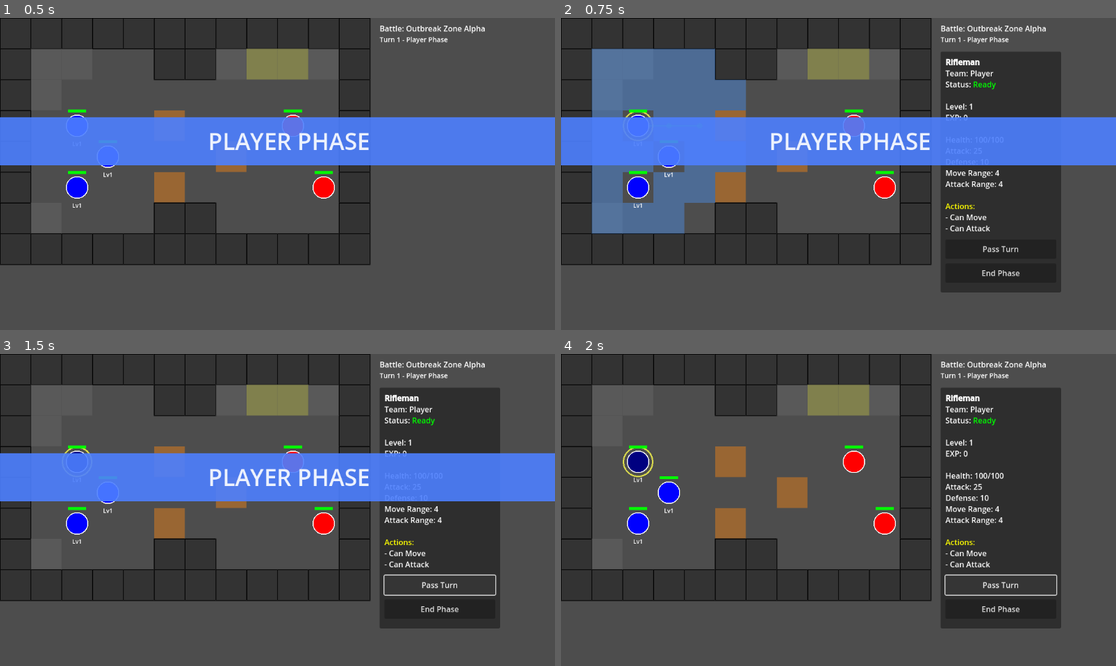
Above: before the commit, frames 1-4 (two rows, left to right).
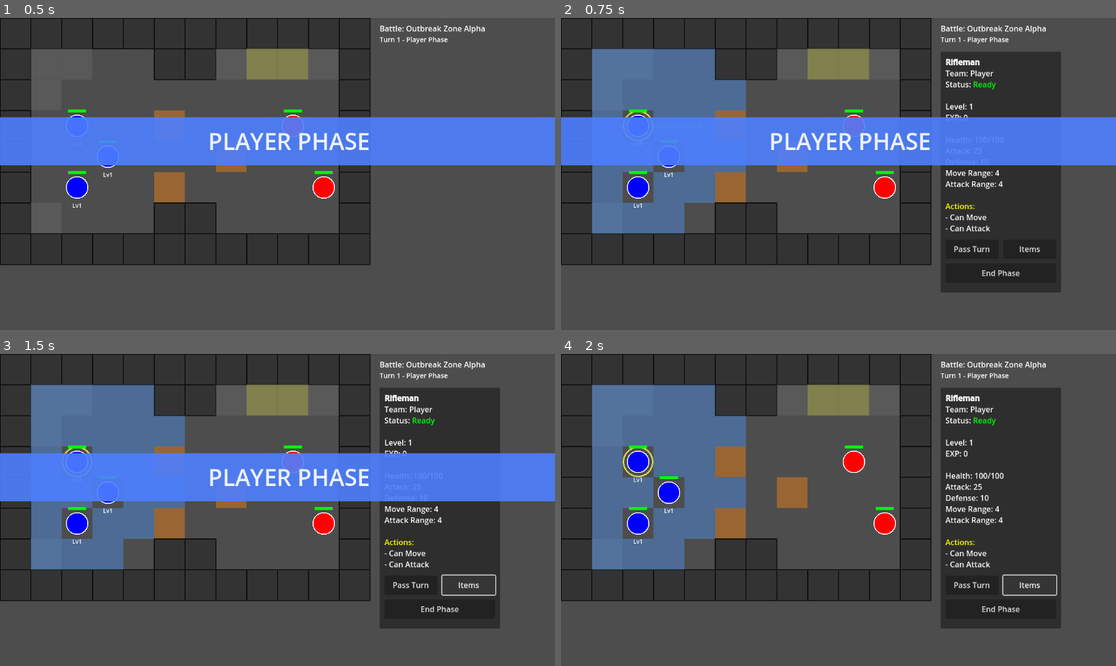
Above: after the commit, the same moments.

Repository: thoersch/SurhoriaTactica
Game: Godot game, scene res://scenes/BattleScene.tscn
Two runs of this game, one before a commit and one after it. Both use one fixed random seed, a clock stepped at 60 frames per second and the inputs below. This scene is started directly instead of the project's main scene.
Inputs (mouse positions are in pixels of both pictures, inside the frame that each line leads up to):
- Up to frame 1 (0.5 s): no input
- Up to frame 2 (0.75 s): tap Enter (ui_accept) at 0.5 s; drag from (638, 127) to (855, 127) at 0.52 s
- Up to frame 3 (1.5 s): click (466, 584) at 1.25 s, where only the run after the commit has a clickable "Items"
- Up to frame 4 (2 s): no input

Frame 1 is identical in both runs. In frame 2, 0.2% of the frame differs, in the area x 70-87%, y 73-76%; in frame 3, 9.4%; in frame 4, 13%, in the area x 5-87%, y 9-78%.
Error after the commit: Parse Error: Class "BattleItemUI" hides a global script class. (res://scripts/battle/BattleItemUI.gd:2)

Commit message:
adds item menu in battles

Diff:
--- /dev/null
+++ b/scripts/Battle/BattleItemUI.gd
@@ -0,0 +1,165 @@
+extends Control
+class_name BattleItemUI
+
+signal item_selected(item: Item)
+signal ui_closed()
+
+var inventory: Inventory
+var selected_unit: Unit
+
+# UI Elements
+var background: ColorRect
+var item_list: VBoxContainer
+var title_label: Label
+var close_button: Button
+var scroll_container: ScrollContainer
+
+func _ready():
+	setup_ui()
+
+func setup_ui():
+	# Semi-transparent background overlay
+	background = ColorRect.new()
+	background.color = Color(0, 0, 0, 0.7)
+	background.mouse_filter = Control.MOUSE_FILTER_STOP
+	add_child(background)
+	background.set_anchors_preset(Control.PRESET_FULL_RECT)
+
+	# Main panel
+	var panel = Panel.new()
+	panel.position = Vector2(400, 200)
+	panel.size = Vector2(400, 400)
+	add_child(panel)
+
+	var style = StyleBoxFlat.new()
+	style.bg_color = Color(0.15, 0.15, 0.15, 0.95)
+	style.border_color = Color(0.4, 0.6, 1.0)
+	style.set_border_width_all(3)
+	panel.add_theme_stylebox_override("panel", style)
+
+	# Title
+	title_label = Label.new()
+	title_label.text = "Use Item"
+	title_label.position = Vector2(20, 15)
+	title_label.add_theme_font_size_override("font_size", 20)
+	title_label.add_theme_color_override("font_color", Color(0.8, 0.9, 1.0))
+	panel.add_child(title_label)
+
+	# Close button
+	close_button = Button.new()
+	close_button.text = "X"
+	close_button.position = Vector2(360, 10)
+	close_button.size = Vector2(30, 30)
+	close_button.pressed.connect(_on_close_pressed)
+	panel.add_child(close_button)
+
+	# Scroll container for items
+	scroll_container = ScrollContainer.new()
+	scroll_container.position = Vector2(20, 60)
+	scroll_container.size = Vector2(360, 310)
+	panel.add_child(scroll_container)
+
+	# Item list
+	item_list = VBoxContainer.new()
+	item_list.size_flags_horizontal = Control.SIZE_EXPAND_FILL
+	scroll_container.add_child(item_list)
+
+	visible = false
+
+func show_for_unit(unit: Unit, inv: Inventory):
+	selected_unit = unit
+	inventory = inv
+	refresh_items()
+	visible = true
+
+	# Center on screen
+	var viewport_size = get_viewport_rect().size
+	var panel = get_child(1) as Panel
+	if panel:
+		panel.position = (viewport_size - panel.size) / 2
+
+func refresh_items():
+	# Clear existing items
+	for child in item_list.get_children():
+		child.queue_free()
+
+	if not inventory:
+		return
+
+	# Get usable items (consumables only)
+	var usable_items = []
+	for item_data in inventory.items:
+		var item = item_data["item"] as Item
+		if item.item_type == Item.ItemType.CONSUMABLE:
+			usable_items.append(item)
+
+	if usable_items.is_empty():
+		var no_items_label = Label.new()
+		no_items_label.text = "No usable items available"
+		no_items_label.horizontal_alignment = HORIZONTAL_ALIGNMENT_CENTER
+		no_items_label.add_theme_color_override("font_color", Color(0.6, 0.6, 0.6))
+		item_list.add_child(no_items_label)
+		return
+
+	# Create item buttons
+	for item in usable_items:
+		create_item_button(item)
+
+func create_item_button(item: Item):
+	var item_button = Button.new()
+	item_button.custom_minimum_size = Vector2(340, 60)
+
+	# Create item display
+	var hbox = HBoxContainer.new()
+	hbox.mouse_filter = Control.MOUSE_FILTER_IGNORE
+
+	# Item icon/color indicator
+	var color_rect = ColorRect.new()
+	color_rect.custom_minimum_size = Vector2(40, 40)
+	color_rect.color = get_item_color(item)
+	color_rect.mouse_filter = Control.MOUSE_FILTER_IGNORE
+	hbox.add_child(color_rect)
+
+	# Item info
+	var vbox = VBoxContainer.new()
+	vbox.size_flags_horizontal = Control.SIZE_EXPAND_FILL
+	vbox.mouse_filter = Control.MOUSE_FILTER_IGNORE
+
+	var name_label = Label.new()
+	name_label.text = item.item_name
+	if item.stackable:
+		name_label.text += " x" + str(item.current_stack)
+	name_label.add_theme_font_size_override("font_size", 14)
+	name_label.mouse_filter = Control.MOUSE_FILTER_IGNORE
+	vbox.add_child(name_label)
+
+	var desc_label = Label.new()
+	desc_label.text = item.effect_description if item.effect_description != "" else item.description
+	desc_label.add_theme_font_size_override("font_size", 11)
+	desc_label.add_theme_color_override("font_color", Color(0.7, 0.9, 0.7))
+	desc_label.mouse_filter = Control.MOUSE_FILTER_IGNORE
+	vbox.add_child(desc_label)
+
+	hbox.add_child(vbox)
+	item_button.add_child(hbox)
+
+	# Connect button press
+	item_button.pressed.connect(func(): _on_item_button_pressed(item))
+
+	item_list.add_child(item_button)
+
+func get_item_color(item: Item) -> Color:
+	return Color(0.3, 0.8, 0.3, 0.8)  # Green for consumables
+
+func _on_item_button_pressed(item: Item):
+	item_selected.emit(item)
+	visible = false
+
+func _on_close_pressed():
+	ui_closed.emit()
+	visible = false
+
+func _input(event):
+	if visible and event is InputEventKey and event.pressed and event.keycode == KEY_ESCAPE:
+		_on_close_pressed()
+		get_viewport().set_input_as_handled()
--- a/scripts/Battle/GameState.gd
+++ b/scripts/Battle/GameState.gd
@@ -33,6 +33,7 @@
 var battle_label: Label
 var turn_label: Label
 var action_buttons: Control
+var battle_item_ui: Control
 var game_root: Node
 
 func _init():
@@ -192,9 +193,16 @@
 	var pass_button = Button.new()
 	pass_button.text = "Pass Turn"
 	pass_button.position = Vector2(0, 0)
-	pass_button.size = Vector2(230, 40)
+	pass_button.size = Vector2(110, 40)
 	pass_button.pressed.connect(_on_pass_button_pressed)
 	action_buttons.add_child(pass_button)
+
+	var items_button = Button.new()
+	items_button.text = "Items"
+	items_button.position = Vector2(120, 0)
+	items_button.size = Vector2(110, 40)
+	items_button.pressed.connect(_on_items_button_pressed)
+	action_buttons.add_child(items_button)
 
 	var end_turn_button = Button.new()
 	end_turn_button.text = "End Phase"
@@ -202,6 +210,8 @@
 	end_turn_button.size = Vector2(230, 40)
 	end_turn_button.pressed.connect(_on_end_turn_button_pressed)
 	action_buttons.add_child(end_turn_button)
+
+	setup_battle_item_ui(parent)
 
 func show_phase_banner(is_player: bool, parent: Node):
 	var banner = parent.get_node_or_null("PhaseBanner")
@@ -459,6 +469,112 @@
 	enemy_units.erase(unit)
 	unit.queue_free()
 
+func setup_battle_item_ui(parent: Node):
+	# Create canvas layer for item UI
+	var item_layer = CanvasLayer.new()
+	item_layer.name = "BattleItemLayer"
+	item_layer.layer = 100
+	parent.add_child(item_layer)
+
+	battle_item_ui = preload("res://scripts/battle/BattleItemUI.gd").new()
+	battle_item_ui.item_selected.connect(_on_battle_item_selected)
+	battle_item_ui.ui_closed.connect(_on_battle_item_ui_closed)
+	item_layer.add_child(battle_item_ui)
+
+func _on_items_button_pressed():
+	if not grid.selected_unit:
+		return
+
+	if not grid.selected_unit.can_attack():
+		return
+
+	# Get world state inventory
+	var inventory = null
+	if has_node("/root/GameManager"):
+		# Try to access WorldState through saved file
+		var world_state = WorldState.new()
+		if world_state.load_from_file():
+			inventory = world_state.inventory
+
+	if inventory:
+		battle_item_ui.show_for_unit(grid.selected_unit, inventory)
+	else:
+		print("No inventory available!")
+
+func _on_battle_item_selected(item: Item):
+	if not grid.selected_unit:
+		return
+
+	# Apply item effect
+	use_item_on_unit(item, grid.selected_unit)
+
+func _on_battle_item_ui_closed():
+	pass  # Nothing to do
+
+func use_item_on_unit(item: Item, unit: Unit):
+	print("Using ", item.item_name, " on ", unit.unit_name)
+
+	# Apply healing
+	if item.heal_amount > 0:
+		var old_health = unit.health
+		unit.health = min(unit.max_health, unit.health + item.heal_amount)
+		var healed = unit.health - old_health
+
+		print("Healed ", unit.unit_name, " for ", healed, " HP")
+
+		# Show heal effect (you could add visual feedback here)
+		show_heal_effect(unit, healed)
+
+	# Remove/decrease item from inventory
+	var world_state = WorldState.new()
+	if world_state.load_from_file():
+		if item.stackable:
+			item.remove_from_stack(1)
+			if item.current_stack <= 0:
+				world_state.inventory.remove_item(item)
+		else:
+			world_state.inventory.remove_item(item)
+
+		# Save updated inventory
+		world_state.save_to_file()
+
+	# Mark unit as having attacked (using item counts as action)
+	unit.has_attacked = true
+
+	# Update unit in roster
+	if unit.is_player:
+		update_player_roster(unit)
+
+	# Auto-end turn if unit has both moved and used item
+	if unit.has_moved and unit.has_attacked:
+		unit.end_turn()
+
+	# Update UI
+	update_unit_info(unit)
+	refresh_display()
+
+	# Clear movement/attack ranges
+	grid.set_move_range([])
+	grid.set_attack_range([])
+
+func show_heal_effect(unit: Unit, amount: int):
+	# Create floating text showing heal amount
+	var heal_label = Label.new()
+	heal_label.text = "+" + str(amount)
+	heal_label.add_theme_font_size_override("font_size", 24)
+	heal_label.add_theme_color_override("font_color", Color(0.3, 1.0, 0.3))
+	heal_label.add_theme_color_override("font_outline_color", Color.BLACK)
+	heal_label.add_theme_constant_override("outline_size", 2)
+	heal_label.position = unit.position - Vector2(20, 40)
+
+	game_root.add_child(heal_label)
+
+	# Animate upward and fade out
+	var tween = game_root.create_tween()
+	tween.tween_property(heal_label, "position:y", heal_label.position.y - 30, 1.0)
+	tween.parallel().tween_property(heal_label, "modulate:a", 0.0, 1.0)
+	tween.tween_callback(heal_label.queue_free)
+
 func check_all_player_units_acted():
 	if not turn_manager.is_player_turn():
 		return
--- a/scripts/world/WorldScene.gd
+++ b/scripts/world/WorldScene.gd
@@ -22,6 +22,15 @@
 	"door_open": Color(0.7, 0.5, 0.3),
 	"stairs_up": Color(0.4, 0.4, 0.8),
 	"stairs_down": Color(0.3, 0.3, 0.6)
+}
+
+# Object rendering emojis (matching the editor)
+var object_emojis = {
+	"item": "📦",
+	"npc": "👤",
+	"battle_trigger": "⚔️",
+	"event": "⭐",
+	"examine": "🔍"
 }
 
 func _ready():
@@ -223,6 +232,10 @@
 	create_collision()
 	load_interactables()
 
+	# Load objects if not already loaded
+	if not current_map_data.has("objects"):
+		current_map_data["objects"] = []
+
 	print("Loaded map: ", current_map_data.get("name", "Unknown"))
 	print("Door states: ", world_state.door_states)
 	queue_redraw()
@@ -315,6 +328,7 @@
 
 	var tiles = current_map_data.get("tiles", [])
 
+	# Draw tiles
 	for y in range(tiles.size()):
 		var row = tiles[y]
 		for x in range(row.size()):
@@ -329,7 +343,7 @@
 			var rect = Rect2(x * tile_size, y * tile_size, tile_size, tile_size)
 			draw_rect(rect, color)
 
-			# Draw special indicators
+			# Draw special indicators for stairs
 			if tile_type == "stairs_up":
 				draw_line(
 					Vector2(x * tile_size + tile_size / 2, y * tile_size + tile_size * 0.3),
@@ -363,11 +377,35 @@
 					Color.WHITE, 3.0
 				)
 
+			# Grid lines
 			draw_rect(rect, Color(0.1, 0.1, 0.1), false, 1.0)
 
-	# Draw interactables
+	# Draw interactables (containers/documents)
 	for interactable in interactables:
 		draw_interactable(interactable)
+
+	# Draw objects (new system)
+	var objects = current_map_data.get("objects", [])
+	var font = ThemeDB.fallback_font
+	var font_size = 20
+
+	for obj in objects:
+		# Skip if object has been collected/interacted with
+		if is_object_consumed(obj.id):
+			continue
+
+		var pos = obj.position
+		var center_x = pos.x * tile_size + tile_size / 2
+		var center_y = pos.y * tile_size + tile_size / 2
+
+		# Draw white background circle
+		draw_circle(Vector2(center_x, center_y), tile_size * 0.4, Color(1.0, 1.0, 1.0, 0.8))
+
+		# Draw emoji based on type
+		var emoji = object_emojis.get(obj.type, "❓")
+		var text_size = font.get_string_size(emoji, HORIZONTAL_ALIGNMENT_CENTER, -1, font_size)
+		draw_string(font, Vector2(center_x - text_size.x / 2, center_y + text_size.y / 3),
+					emoji, HORIZONTAL_ALIGNMENT_CENTER, -1, font_size, Color.BLACK)
 
 func draw_interactable(interactable: Interactable):
 	var pos = Vector2(interactable.position.x * tile_size, interactable.position.y * tile_size)
@@ -405,22 +443,33 @@
 		var icon_pos = pos + Vector2(4, 4)
 		draw_rect(Rect2(icon_pos, Vector2(icon_size, icon_size)), Color(0.9, 0.9, 0.8))
 
+func is_object_consumed(object_id: String) -> bool:
+	"""Check if an object has been consumed/interacted with"""
+	return world_state.is_event_completed(object_id)
+
 func _on_interaction_requested(tile_pos: Vector2):
 	print("Interaction with tile: ", tile_pos)
 
 	if tile_pos.x < 0 or tile_pos.y < 0:
 		return
 
-	var tiles = current_map_data.get("tiles", [])
-	if tile_pos.y >= tiles.size() or tile_pos.x >= tiles[int(tile_pos.y)].size():
-		return
-
-	# Check for interactable at this position first
+	# First check for objects at this position (new system)
+	var obj = find_object_at(tile_pos)
+	if obj != null:
+		handle_object_interaction(obj)
+		return
+
+	# Check for interactable at this position (containers/documents)
 	for interactable in interactables:
 		if interactable.position == tile_pos:
 			interact_with_object(interactable)
 			return
 
+	# Then check tiles
+	var tiles = current_map_data.get("tiles", [])
+	if tile_pos.y >= tiles.size() or tile_pos.x >= tiles[int(tile_pos.y)].size():
+		return
+
 	var tile_type = tiles[int(tile_pos.y)][int(tile_pos.x)]
 
 	if tile_type == "door":
@@ -428,6 +477,200 @@
 	elif tile_type == "stairs_up" or tile_type == "stairs_down":
 		use_stairs(tile_pos)
 
+# Object system functions (new)
+func find_object_at(tile_pos: Vector2):
+	"""Find an object at the given tile position"""
+	var objects = current_map_data.get("objects", [])
+	for obj in objects:
+		if obj.position.x == tile_pos.x and obj.position.y == tile_pos.y:
+			# Skip if already consumed
+			if is_object_consumed(obj.id):
+				continue
+			return obj
+	return null
+
+func handle_object_interaction(obj: Dictionary):
+	"""Handle interaction with an object based on its type"""
+	print("Interacting with object: ", obj.id, " (", obj.type, ")")
+
+	match obj.type:
+		"item":
+			handle_item_pickup(obj)
+		"npc":
+			handle_npc_interaction(obj)
+		"battle_trigger":
+			handle_battle_trigger(obj)
+		"event":
+			handle_event_trigger(obj)
+		"examine":
+			handle_examine(obj)
+
+func handle_item_pickup(obj: Dictionary):
+	"""Handle picking up an item"""
+	var item_id = obj.get("item_id", "")
+	var amount = obj.get("amount", 1)
+	var examine_text = obj.get("examine_text", "")
+
+	if item_id == "":
+		show_message("Error: Item has no item_id!")
+		return
+
+	# Create the item
+	var item = ItemDatabase.create_item(item_id, amount)
+	if item == null:
+		show_message("Error: Item not found in database: " + item_id)
+		return
+
+	# Try to add to inventory
+	if world_state.inventory.add_item(item):
+		var item_name = item.item_name
+		if amount > 1:
+			show_message("Picked up " + item_name + " x" + str(amount))
+		else:
+			show_message("Picked up " + item_name)
+
+		# Mark as collected
+		world_state.complete_event(obj.id)
+		world_state.save_to_file()
+		queue_redraw()
+	else:
+		show_message("Inventory full! Cannot pick up " + item.item_name)
+
+func handle_npc_interaction(obj: Dictionary):
+	"""Handle talking to an NPC"""
+	var npc_name = obj.get("npc_name", "NPC")
+	var dialogue = obj.get("dialogue", "...")
+	var requires_item = obj.get("requires_item", "")
+
+	# Check if requires an item
+	if requires_item != "":
+		if not world_state.inventory.has_item(requires_item):
+			show_message(npc_name + ": I need something from you first...", 4.0)
+			return
+
+	# Show dialogue
+	show_message(npc_name + ": " + dialogue, 5.0)
+
+func handle_battle_trigger(obj: Dictionary):
+	"""Handle a battle trigger object"""
+	var battle_id = obj.get("battle_id", "battle_01_outbreak")
+	var once = obj.get("once", true)
+
+	# Mark as triggered if one-time
+	if once:
+		world_state.complete_event(obj.id)
+		world_state.save_to_file()
+
+	# Start the battle
+	show_message("Battle starting!", 1.0)
+	await get_tree().create_timer(1.0).timeout
+	transition_to_battle(battle_id)
+
+func handle_event_trigger(obj: Dictionary):
+	"""Handle a custom event trigger"""
+	var event_type = obj.get("event_type", "message")
+	var event_data = obj.get("event_data", {})
+	var once = obj.get("once", true)
+
+	match event_type:
+		"message":
+			var message = event_data.get("message", "Something happened...")
+			show_message(message, 4.0)
+
+		"give_item":
+			var item_id = event_data.get("item_id", "")
+			var amount = event_data.get("amount", 1)
+			if item_id != "":
+				var item = ItemDatabase.create_item(item_id, amount)
+				if item and world_state.inventory.add_item(item):
+					show_message("Received: " + item.item_name)
+
+		"spawn_enemies":
+			show_message("Enemies are approaching!", 2.0)
+			# Could trigger a battle here
+
+		"unlock_door":
+			var door_x = event_data.get("door_x", 0)
+			var door_y = event_data.get("door_y", 0)
+			var door_pos = Vector2(door_x, door_y)
+			world_state.mark_door_open(door_pos, true)
+			show_message("You hear a door unlock in the distance...")
+			create_collision()
+			queue_redraw()
+
+	# Mark as triggered if one-time
+	if once:
+		world_state.complete_event(obj.id)
+		world_state.save_to_file()
+		queue_redraw()
+
+func handle_examine(obj: Dictionary):
+	"""Handle examining a point of interest"""
+	var examine_text = obj.get("examine_text", "Nothing special here.")
+	var detail_text = obj.get("detail_text", "")
+
+	# Check if already examined once
+	if world_state.is_event_completed(obj.id + "_examined"):
+		if detail_text != "":
+			show_message(detail_text, 5.0)
+		else:
+			show_message(examine_text, 4.0)
+	else:
+		show_message(examine_text, 4.0)
+		world_state.complete_event(obj.id + "_examined")
+		world_state.save_to_file()
+
+# Interactable system functions (existing - containers/documents)
+func interact_with_object(interactable: Interactable):
+	print("Interacting with: ", interactable.name)
+
+	# Mark as examined
+	if not interactable.is_examined:
+		interactable.examine()
+		show_message("Examined: " + interactable.name)
+
+	# Show description
+	show_message(interactable.description, 4.0)
+
+	# Handle container
+	if interactable.has_container and interactable.container_inventory:
+		# Show container UI
+		await get_tree().create_timer(0.5).timeout  # Brief delay after message
+		container_ui.initialize(world_state.inventory, interactable.container_inventory, interactable.name)
+		container_ui.visible = true
+
+	# Handle document (after container is closed, or immediately if no container)
+	if interactable.has_document():
+		if interactable.has_container:
+			# Wait for container to close
+			await container_ui.container_closed
+
+		# Show document
+		var doc_title = interactable.name
+		var doc_text = interactable.document_text
+		if doc_text != "":
+			document_ui.show_document(doc_title, doc_text)
+
+	# Save state
+	world_state.save_interactable_state(interactable)
+	world_state.save_to_file()
+
+func _on_container_closed():
+	# Save all interactable states when container closes
+	for interactable in interactables:
+		world_state.save_interactable_state(interactable)
+	world_state.save_to_file()
+
+func _on_items_transferred():
+	# Auto-save when items are moved
+	for interactable in interactables:
+		world_state.save_interactable_state(interactable)
+	world_state.save_to_file()
+
+func _on_document_closed():
+	pass  # Nothing specific to do
+
+# Door functions
 func toggle_door(tile_pos: Vector2):
 	var is_open = world_state.is_door_open(tile_pos)
 
@@ -517,55 +760,6 @@
 		)
 		player.position = world_state.player_position
 
-func interact_with_object(interactable: Interactable):
-	print("Interacting with: ", interactable.name)
-
-	# Mark as examined
-	if not interactable.is_examined:
-		interactable.examine()
-		show_message("Examined: " + interactable.name)
-
-	# Show description
-	show_message(interactable.description, 4.0)
-
-	# Handle container
-	if interactable.has_container and interactable.container_inventory:
-		# Show container UI
-		await get_tree().create_timer(0.5).timeout  # Brief delay after message
-		container_ui.initialize(world_state.inventory, interactable.container_inventory, interactable.name)
-		container_ui.visible = true
-
-	# Handle document (after container is closed, or immediately if no container)
-	if interactable.has_document():
-		if interactable.has_container:
-			# Wait for container to close
-			await container_ui.container_closed
-
-		# Show document
-		var doc_title = interactable.name
-		var doc_text = interactable.document_text
-		if doc_text != "":
-			document_ui.show_document(doc_title, doc_text)
-
-	# Save state
-	world_state.save_interactable_state(interactable)
-	world_state.save_to_file()
-
-func _on_container_closed():
-	# Save all interactable states when container closes
-	for interactable in interactables:
-		world_state.save_interactable_state(interactable)
-	world_state.save_to_file()
-
-func _on_items_transferred():
-	# Auto-save when items are moved
-	for interactable in interactables:
-		world_state.save_interactable_state(interactable)
-	world_state.save_to_file()
-
-func _on_document_closed():
-	pass  # Nothing specific to do
-
 func _on_battle_triggered():
 	print("Transitioning to battle...")
 	var battle_id = get_current_zone_battle()
Not shown, added: scripts/Battle/BattleItemUI.gd.uid
